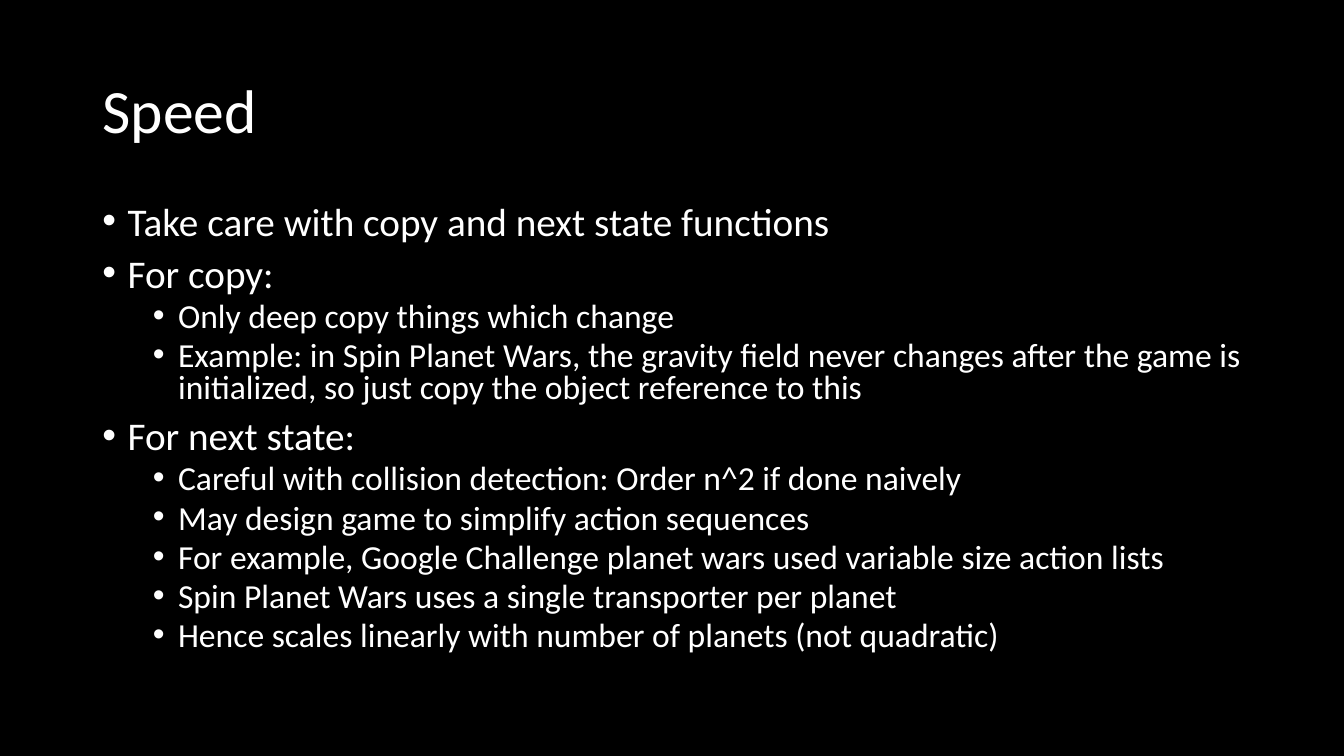
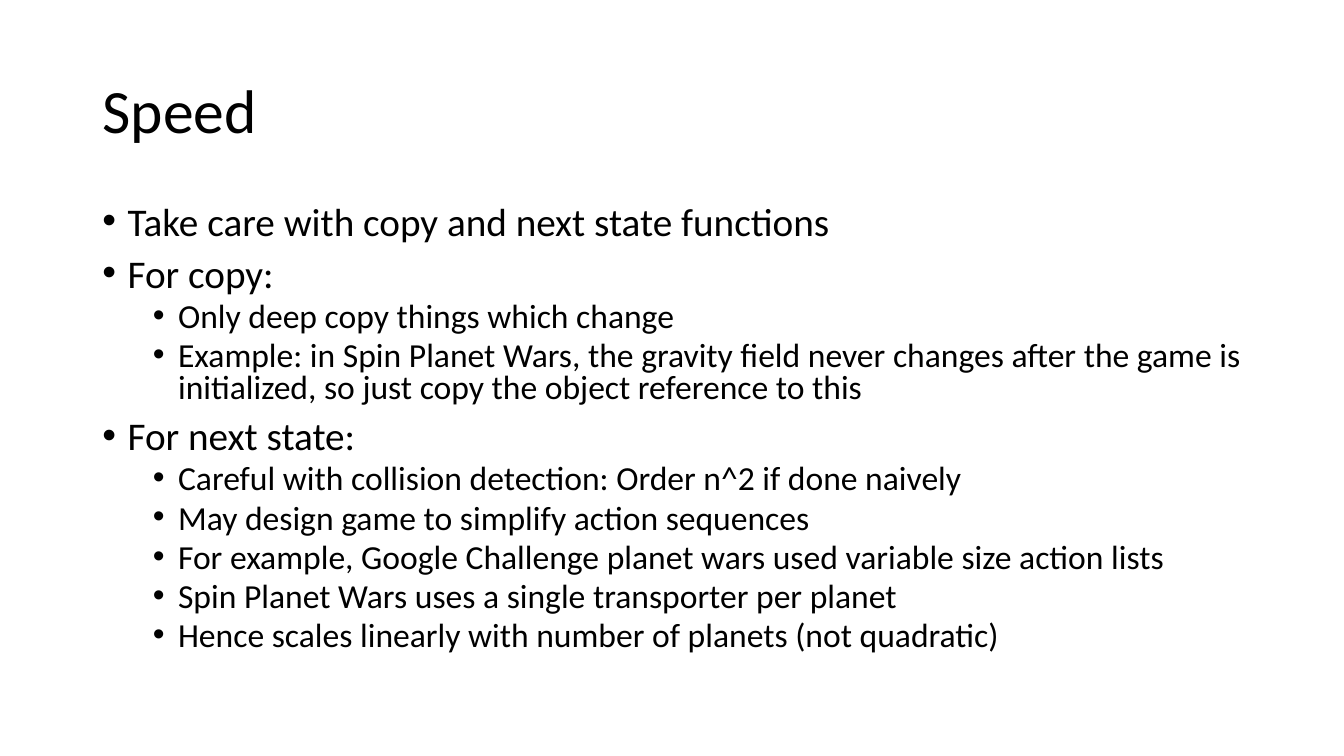
Before and after one commit to GAIGResearch/AIGD2, a slide deck: slide 3 of lectures/Fast Forward Models 2018.pptx. Drawn at 1344x756 pixels with LibreOffice and Linux fonts; fonts in the diff are those of the drawing. Boxes give left, top, right and bottom in pixels: in the first picture for what was removed or moved away, otherwise in the second. Text is boxed around its words. In the diff, an @@ line names an element or a change of style, - is before the commit and + after.

```diff
--- a/lectures/Fast Forward Models 2018.pptx
+++ b/lectures/Fast Forward Models 2018.pptx
@@ background #000000 to #FFFFFF @@
@@ title "Speed" at (102,90,256,143): text colour #FFFFFF to #000000 @@
@@ text "Take care with copy and ..." at (128,208,1240,653): text colour #FFFFFF to #000000 @@
```
Also in this commit, not shown: 4 other slides changed, 2 slides added.
